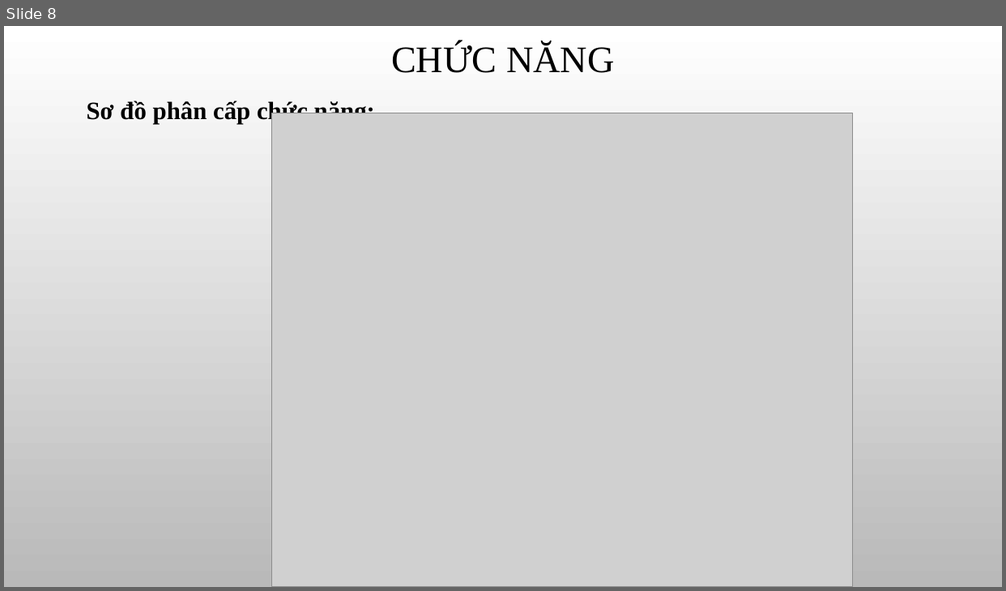
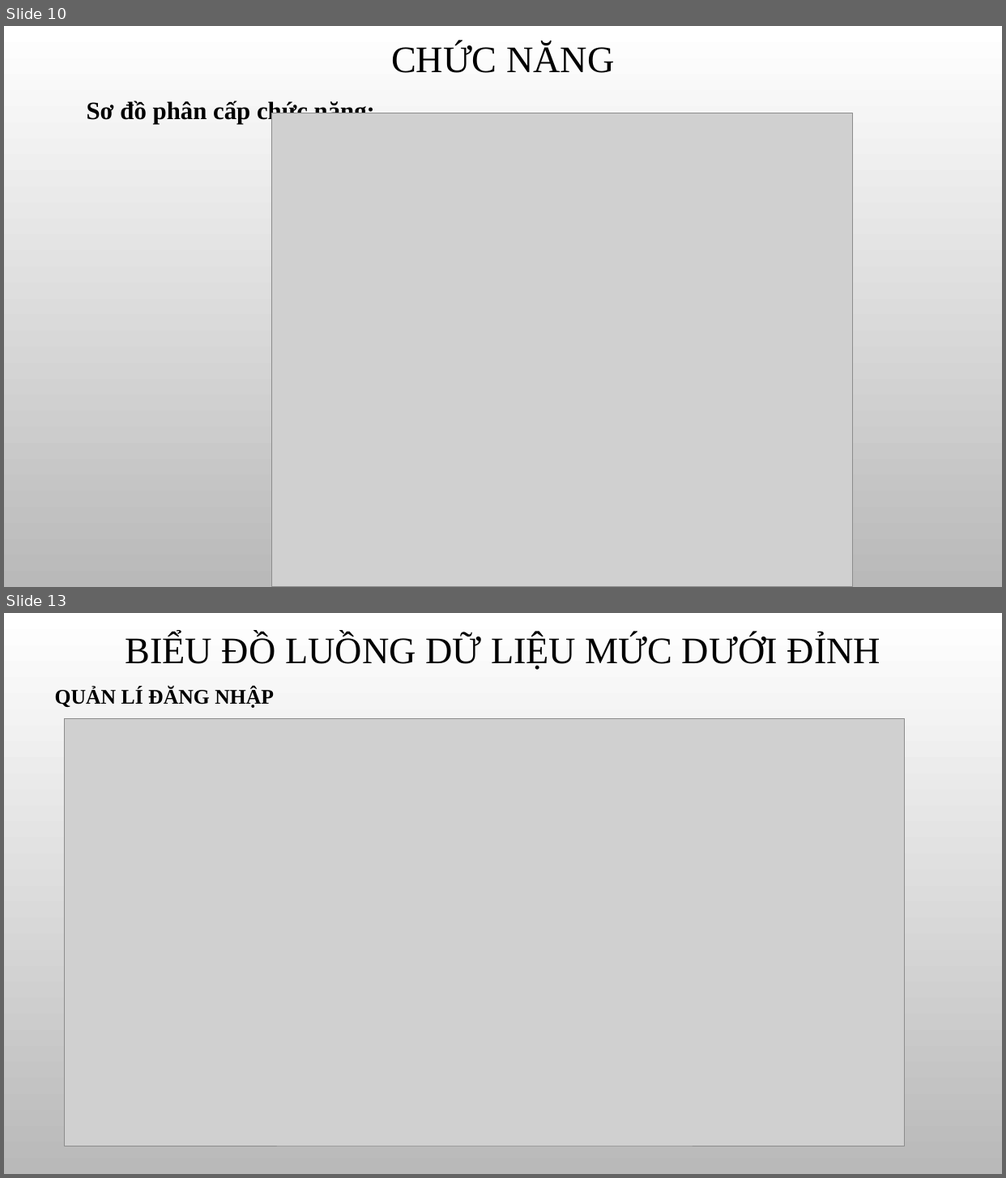
Before and after one commit to thienqnpro02/school, a slide deck: HT_QLLINHKIEN/Báo cáo thực tập.pptx. Shown one above the other, each under a label of ours: slide 8 before the commit, slides 10 and 13 after it; the slides between them are not shown. The pictures are 1006x591 and 1006x1178 pixels, drawn with LibreOffice and Linux fonts; fonts in the diff are those of the drawing; grey boxes stand for pictures; background and template pictures are left out. Boxes give left, top, right and bottom in pixels: in the first picture for what was removed or moved away, otherwise in the second. Text is boxed around its words. In the diff, an @@ line names an element or a change of style, - is before the commit and + after.

```diff
--- a/HT_QLLINHKIEN/Báo cáo thực tập.pptx
+++ b/HT_QLLINHKIEN/Báo cáo thực tập.pptx
@@ slide 13 added at [4,613,1002,1174], background picture (left out) @@
@@ title added at [126,634,880,670], 36 pt, text #000000 @@
+BIỂU ĐỒ LUỒNG DỮ LIỆU MỨC DƯỚI ĐỈNH
@@ text added at [55,688,274,708], 20 pt, text #000000, bold @@
+QUẢN LÍ ĐĂNG NHẬP
@@ picture added at [65,718,905,1146] @@
@@ what was slide 8 is now slide 10 @@
```
Also in this commit, not shown: 5 slides changed, 8 other slides added, 1 slide removed, 4 other files.
